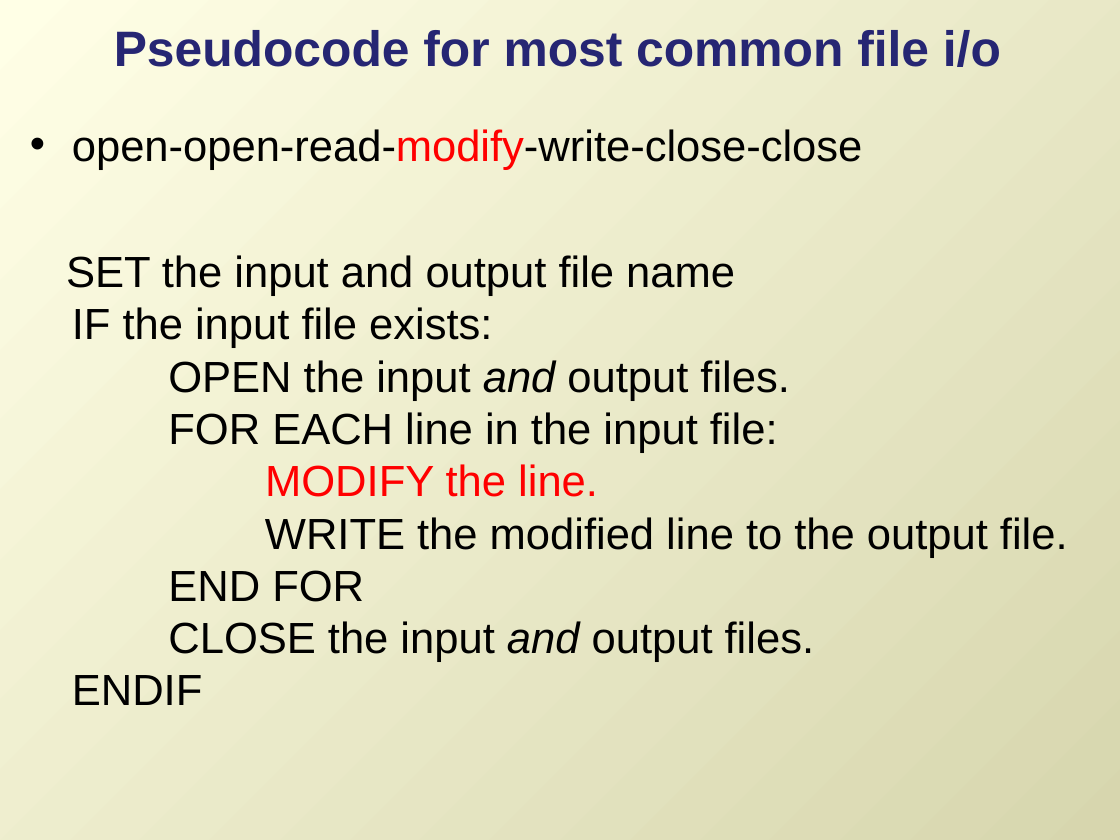
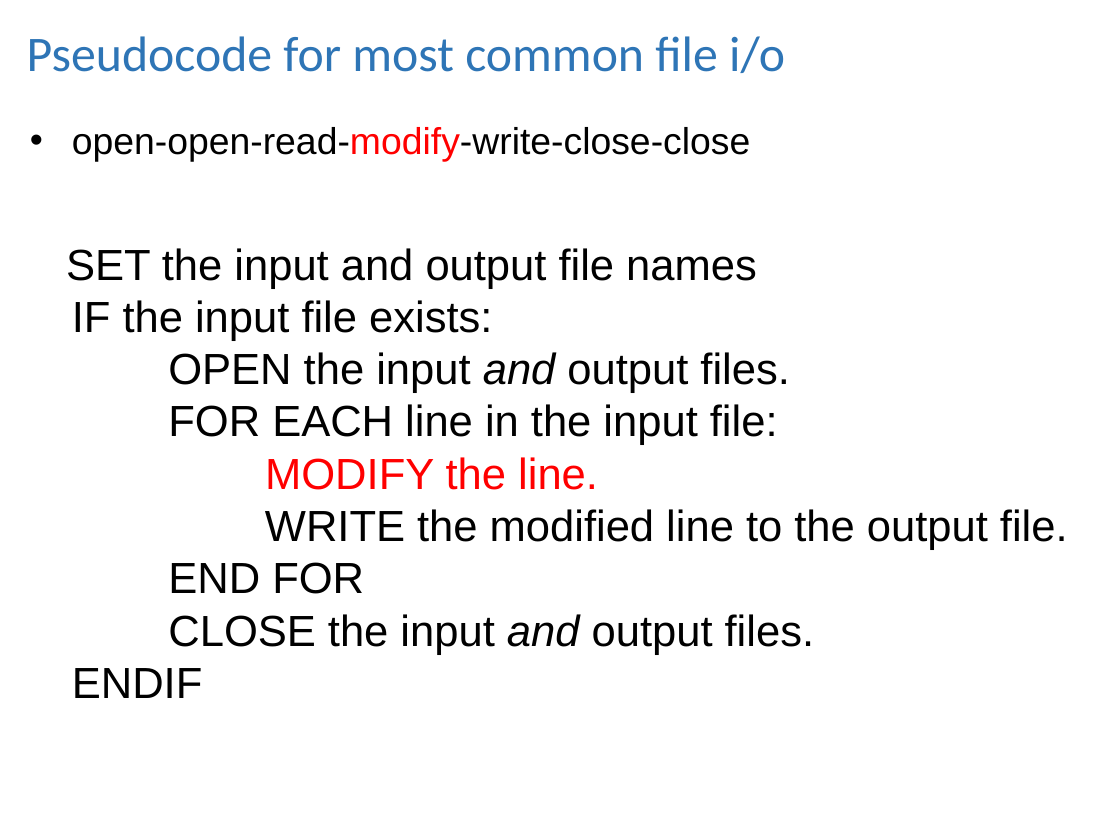
Before and after one commit to lgtateos/gis540, a slide deck: slide 24 of slides/fileIO.ppt (slide 21 before the commit). Drawn at 1120x840 pixels with LibreOffice and Linux fonts; fonts in the diff are those of the drawing. Boxes give left, top, right and bottom in pixels: in the first picture for what was removed or moved away, otherwise in the second. Text is boxed around its words. In the diff, an @@ line names an element or a change of style, - is before the commit and + after.

```diff
--- a/slides/fileIO.ppt
+++ b/slides/fileIO.ppt
@@ background gradient #FFFFE6 to #D7D6AE to #FFFFFF @@
@@ title "Pseudocode for most common file ...": place and size @@
-title "Pseudocode for most common file ..." at (114,30,1001,67)
+title "Pseudocode for most common file ..." at (27,36,785,73)
@@ title "Pseudocode for most common file ..." at (27,36,785,73): font Arial to Calibri, text colour #262673 to #2E75B6, bold off @@
@@ text at (72,127,750,162): size 28 to 24 pt in "open-open-read-modify-write-close-close"; less space between paragraphs @@
@@ text at (66,248,1068,698): text changed @@
-SET the input and output file name
-IF the input file exists:
-OPEN the input and output files.
-FOR EACH line in the input file:
-MODIFY the line.
-WRITE the modified line to the output file.
-END FOR
-CLOSE the input and output files.
-ENDIF
+SET the input and output file names
+IF the input file exists:
+OPEN the input and output files.
+FOR EACH line in the input file:
+MODIFY the line.
+WRITE the modified line to the output file.
+END FOR
+CLOSE the input and output files.
+ENDIF
```
Also in this commit, not shown: 23 other slides changed, 13 slides added, 3 slides removed.
